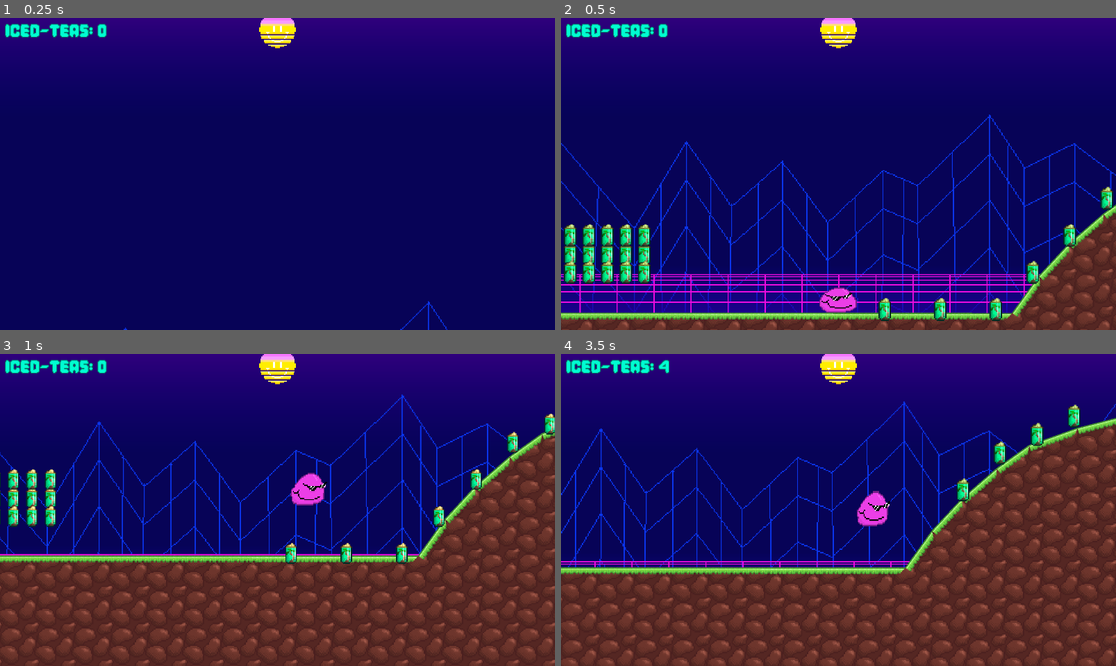
Above: before the commit, frames 1-4 (two rows, left to right).
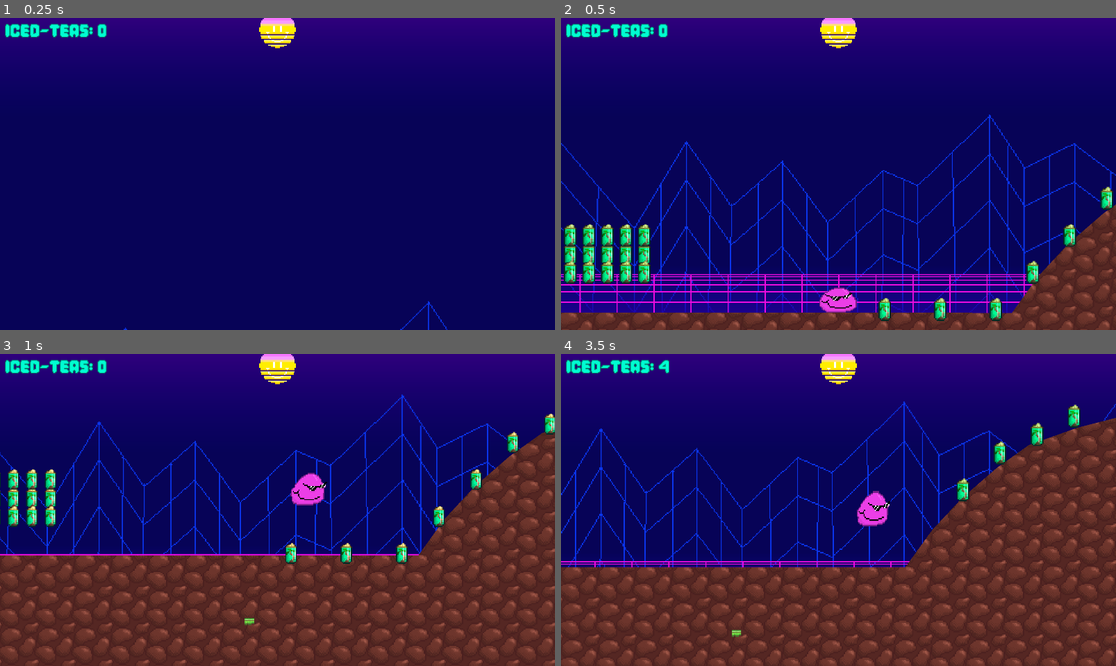
Above: after the commit, the same moments.

Repository: qualitytrash1/G.L.S.A.G.L.TM
Game: Godot game, scene res://scenes/game.tscn
Two runs of this game, one before a commit and one after it. Both use one fixed random seed, a clock stepped at 60 frames per second and the inputs below.
Inputs (mouse positions are in pixels of both pictures, inside the frame that each line leads up to):
- Up to frame 1 (0.25 s): no input
- Up to frame 2 (0.5 s): no input
- Up to frame 3 (1 s): move the mouse to (399, 494) at 0.52 s; press the mouse at (399, 494) at 0.53 s; hold D (right) from 0.53 s (still down); tap W (jump) at 0.77 s; right-click (399, 494) at 0.8 s
- Up to frame 4 (3.5 s): move the mouse to (727, 525) at 1.27 s; release the mouse at (727, 525) at 1.28 s; right-click (727, 525) at 1.35 s; tap W (jump) at 1.52, 3.02 s; click (727, 525) at 1.55 s; move the mouse to (894, 441) at 2.02 s; release D (right) at 2.03 s; press the mouse at (894, 441) at 2.03 s; hold A (left) 2.03-2.78 s; right-click (894, 441) at 2.3 s; move the mouse to (810, 572) at 2.77 s; release the mouse at (810, 572) at 2.78 s; hold D (right) from 2.78 s (still down); right-click (810, 572) at 2.85 s; click (810, 572) at 3.05 s

Frame 1 is identical in both runs. In frame 2, 2.1% of the frame differs, in the area x 0-100%, y 59-97%; in frame 3, 2.1%; in frame 4, 2.3%, in the area x 0-100%, y 20-91%.

Commit message:
wewrtyu7gih8
r

Diff:
--- /dev/null
+++ b/glambert's-largely-sized-adventures-in-glam-land™!/default_bus_layout.tres
@@ -0,0 +1,15 @@
+[gd_resource type="AudioBusLayout" format=3 uid="uid://cvf258iecxgjo"]
+
+[resource]
+bus/1/name = &"Music"
+bus/1/solo = false
+bus/1/mute = false
+bus/1/bypass_fx = false
+bus/1/volume_db = 0.0
+bus/1/send = &"Master"
+bus/2/name = &"Sounds"
+bus/2/solo = false
+bus/2/mute = false
+bus/2/bypass_fx = false
+bus/2/volume_db = 0.0
+bus/2/send = &"Master"
--- a/glambert's-largely-sized-adventures-in-glam-land™!/scenes/game.tscn
+++ b/glambert's-largely-sized-adventures-in-glam-land™!/scenes/game.tscn
@@ -109,7 +109,7 @@
 [node name="Grass" parent="Level/Polygons/Polygon/Polygon" instance=ExtResource("6_p57ef")]
 
 [node name="Collision" type="CollisionPolygon2D" parent="Level/Polygons/Polygon"]
-polygon = PackedVector2Array(0, 0)
+polygon = PackedVector2Array(-4836, -6, -1062, -739, -1063, -55, 150, -54, 173, -86, 199, -114, 229, -140, 257, -160, 299, -175, 354, -189, 408, -196, 465, -193, 509, -181, 561, -155, 609, -121, 2797, 0, 2842, 940, -4864, 912)
 
 [node name="Collectables" type="TileMap" parent="Level"]
 tile_set = SubResource("TileSet_0tnpc")
--- a/glambert's-largely-sized-adventures-in-glam-land™!/scenes/music_controller.tscn
+++ b/glambert's-largely-sized-adventures-in-glam-land™!/scenes/music_controller.tscn
@@ -1,10 +1,9 @@
 [gd_scene load_steps=2 format=3 uid="uid://b35bebj1q3kti"]
 
-[ext_resource type="AudioStream" uid="uid://w4gmaldwpqiv" path="res://audio/music/[Vaporwave] - MACINTOSH PLUS - リサフランク420 現代のコンピュー.mp3" id="1_86cwe"]
+[ext_resource type="AudioStream" uid="uid://c1ckqndnn46hb" path="res://audio/music/Horizon.ogg" id="1_86cwe"]
 
 [node name="MusicController" type="Node"]
 
-[node name="[vaporwave]MacintoshPlusリサフランク420現代のコンピュー" type="AudioStreamPlayer" parent="."]
+[node name="Horizon" type="AudioStreamPlayer" parent="."]
 stream = ExtResource("1_86cwe")
-volume_db = -11.45
 autoplay = true
--- a/glambert's-largely-sized-adventures-in-glam-land™!/scripts/grass.gd
+++ b/glambert's-largely-sized-adventures-in-glam-land™!/scripts/grass.gd
@@ -7,6 +7,7 @@
 
 @onready var side: Node2D = $Side
 @onready var polygon: Polygon2D = $".."
+@onready var level: Level = $"../../../../"
 @onready var sides: Node2D = $Sides
 @onready var textures: Control = $Side/Textures
 
@@ -20,6 +21,8 @@
 			update = false
 
 func _update() -> void:
+	level.update_polygons()
+	await get_tree().create_timer(0.1).timeout
 	create_tex(texture)
 	for i in sides.get_children():
 		i.queue_free()
--- a/glambert's-largely-sized-adventures-in-glam-land™!/scripts/level.gd
+++ b/glambert's-largely-sized-adventures-in-glam-land™!/scripts/level.gd
@@ -1,3 +1,7 @@
+@tool
+
+class_name Level
+
 extends Node2D
 
 const POINT = preload("uid://v8qfgbxfrh3l")
@@ -58,5 +62,3 @@
 	for i : StaticBody2D in polygons.get_children(): #loop polygons
 		points = i.get_child(0).polygon
 		i.get_child(1).polygon = points #set collisions
-		if i.get_child(0).get_child_count() > 0: #has overlay child
-			i.get_child(0).get_child(0)._update()
Not shown, added: glambert's-largely-sized-adventures-in-glam-land™!/audio/music/Horizon.ogg.import
Not shown, removed: glambert's-largely-sized-adventures-in-glam-land™!/audio/music/[Vaporwave] - MACINTOSH PLUS - リサフランク420 現代のコンピュー.mp3.import
Not shown: 1 places in glambert's-largely-sized-adventures-in-glam-land™!/scenes/game.tscn that only renumber resources
Not shown, added: glambert's-largely-sized-adventures-in-glam-land™!/audio/music/Horizon.ogg
Not shown, changed: glambert's-largely-sized-adventures-in-glam-land™!/audio/music/[Vaporwave] - MACINTOSH PLUS - リサフランク420 現代のコンピュー.mp3
